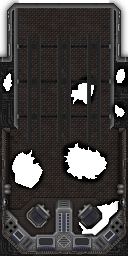
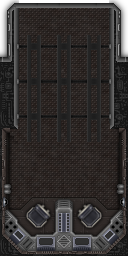
The second 128×256 image is a revision of the first. Changes to its layers:
hid group "Floor_66" (3 layers) over (0, 64, 128, 239)
showed group "Floor" (3 layers) over (0, 64, 128, 239)
